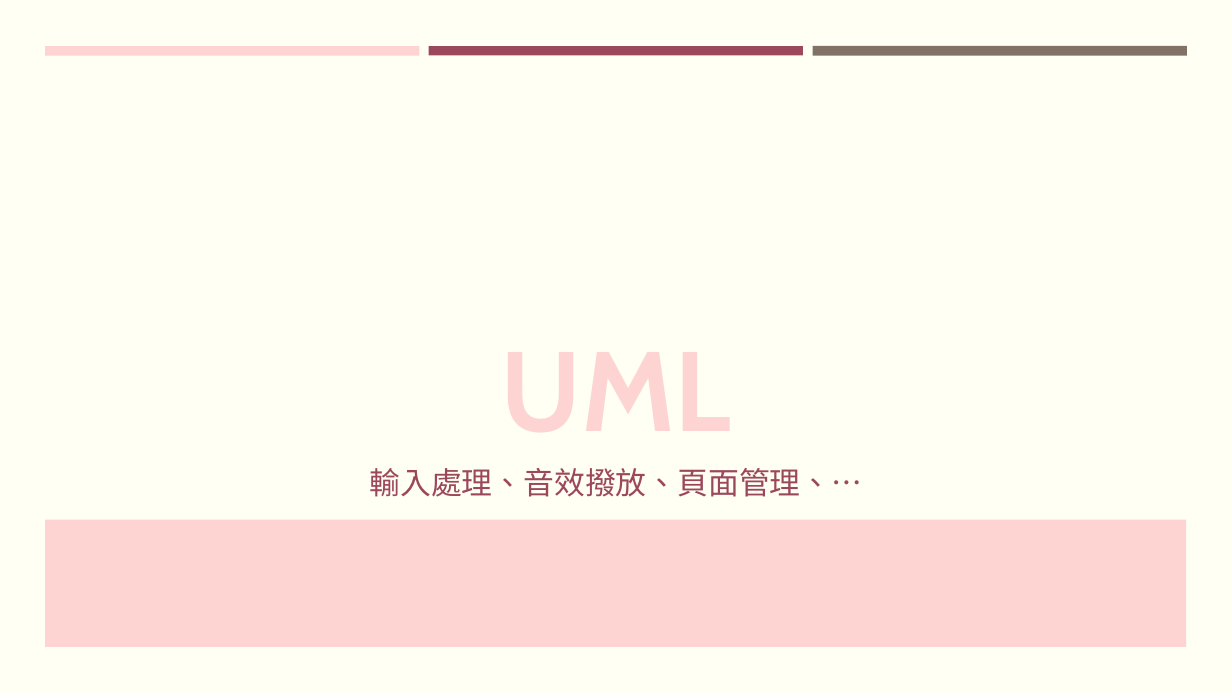
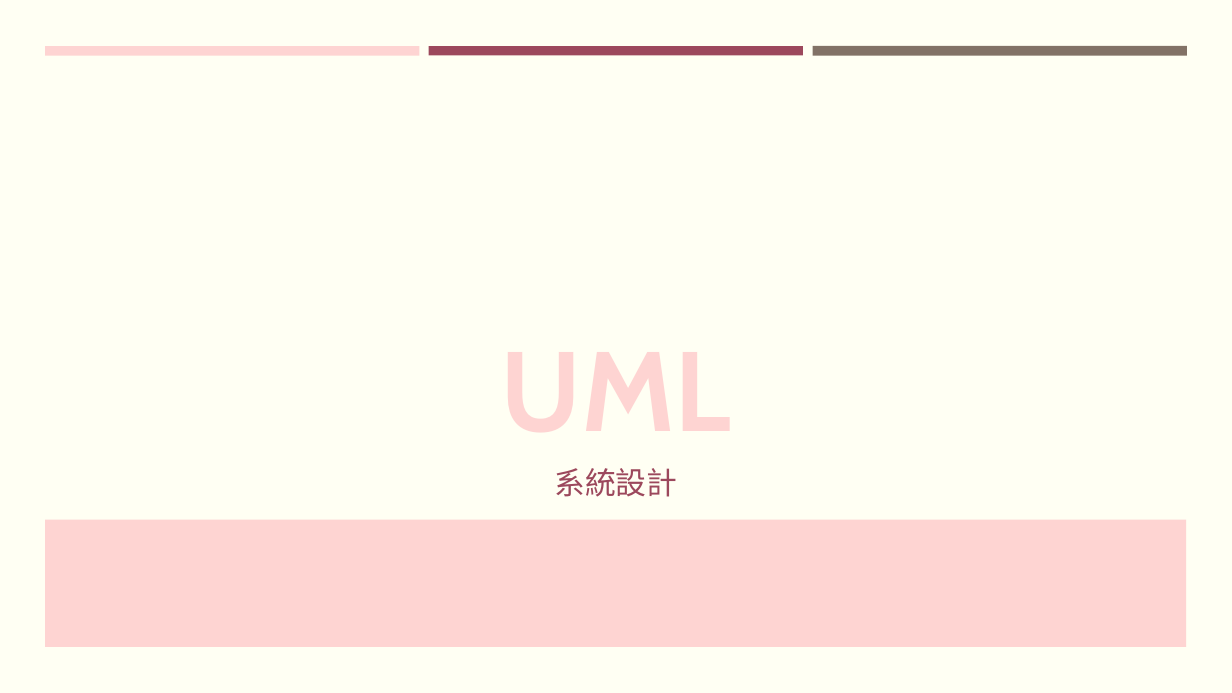
Before and after one commit to FalconLee1011/Java-Final, a slide deck: slide 15 of PPT/JAVA Final project.pptx (slide 12 before the commit). Drawn at 1232x693 pixels with LibreOffice and Linux fonts; fonts in the diff are those of the drawing. Boxes give left, top, right and bottom in pixels: in the first picture for what was removed or moved away, otherwise in the second. Text is boxed around its words. In the diff, an @@ line names an element or a change of style, - is before the commit and + after.

```diff
--- a/PPT/JAVA Final project.pptx
+++ b/PPT/JAVA Final project.pptx
@@ text at bbox=[554, 468, 677, 497]: text changed @@
-輸入處理、音效撥放、頁面管理、…
+系統設計
```
Also in this commit, not shown: 4 other slides changed, 6 slides added, 1 other file.
